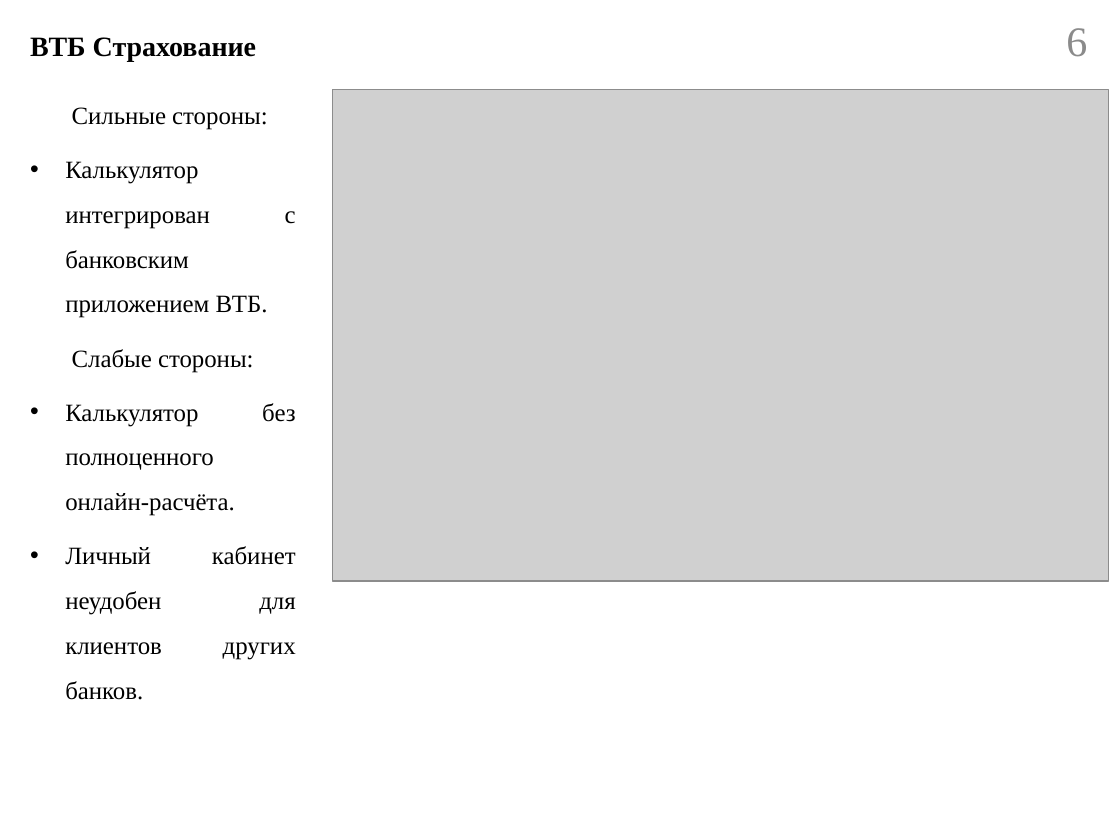
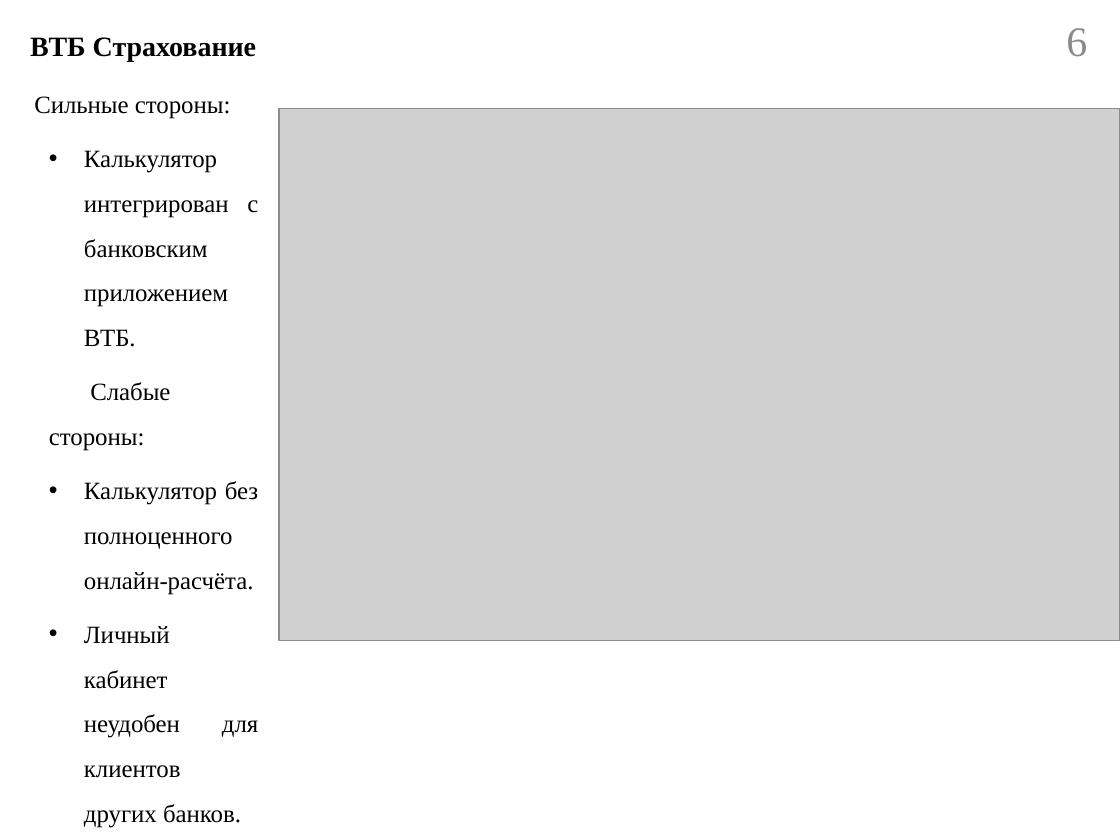
Before and after one commit to Belousov-Kirill-1ISP21/diplom, a slide deck: slide 6 of docs/Презентация.pptx. Drawn at 1120x840 pixels with LibreOffice and Linux fonts; fonts in the diff are those of the drawing; grey boxes stand for pictures. Boxes give left, top, right and bottom in pixels: in the first picture for what was removed or moved away, otherwise in the second. Text is boxed around its words. In the diff, an @@ line names an element or a change of style, - is before the commit and + after.

```diff
--- a/docs/Презентация.pptx
+++ b/docs/Презентация.pptx
@@ text "Сильные стороны:": place and size @@
-text "Сильные стороны:" at box(65, 107, 296, 700)
+text "Сильные стороны:" at box(34, 96, 258, 828)
@@ picture: place and size @@
-picture at box(333, 90, 1109, 581)
+picture at box(279, 109, 1120, 641)
@@ text at box(49, 150, 258, 828): list level 1 to 2 in "Калькулятор интегрирован с банковским приложением ..."; list level 1 to 2 in "Слабые стороны:"; list level 1 to 2 in "Калькулятор без полноценного онлайн-расчёта."; list level 1 to 2 in "Личный кабинет неудобен для клиентов ..." @@
```
Also in this commit, not shown: 11 other slides changed, 2 slides added, 1 slide removed, 14 other files.
